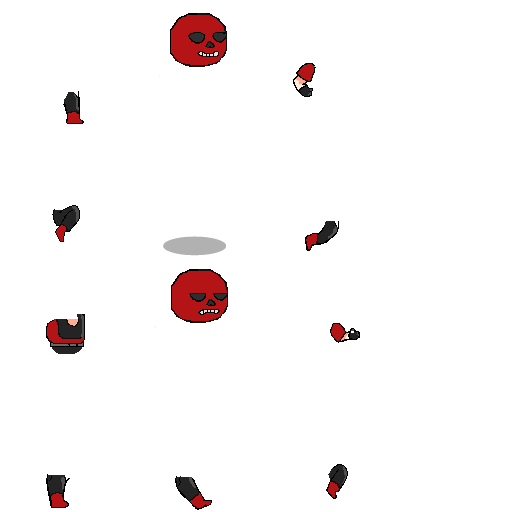
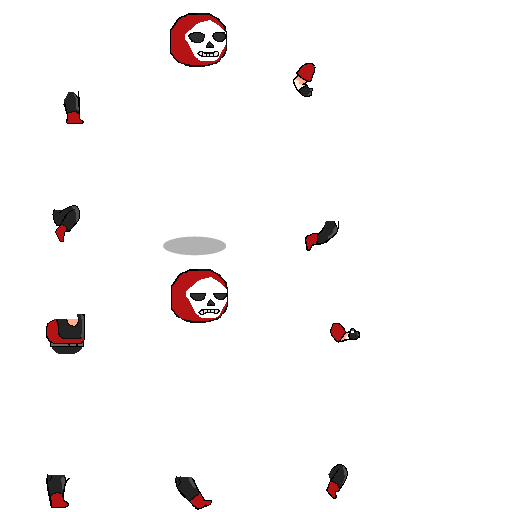
The second 512x512 image is a revision of the first. Changes to its layers:
painted on "upper face" over (187, 34, 227, 57)
painted on "lower face" over (188, 294, 228, 315)
removed layer "highlights" over (54, 20, 228, 355)
added layer "whiteOnFace" above "body" over (185, 20, 227, 318)
added layer "body" above "main" over (54, 20, 228, 355)
